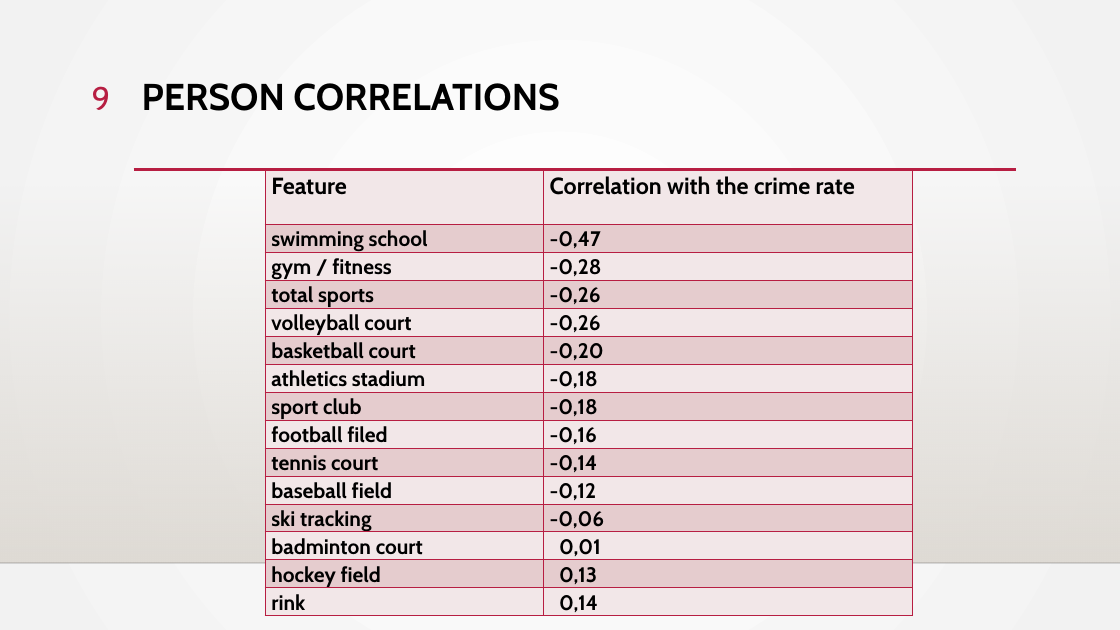
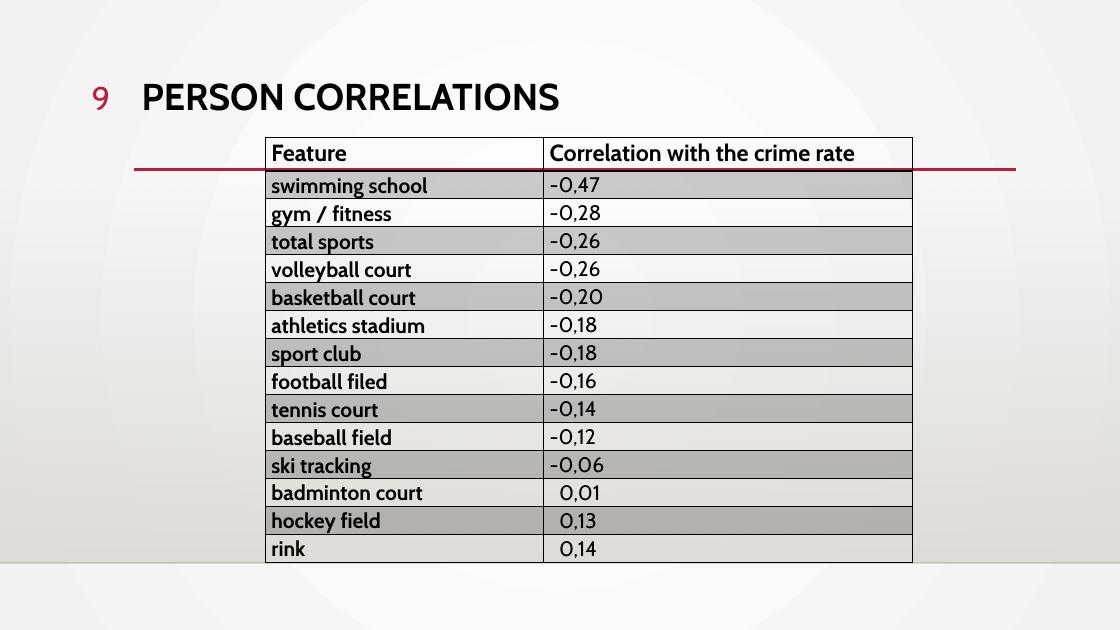
Before and after one commit to Pavel-V/Applied_Data_Science_Capstone, a slide deck: slide 9 of Sport vs Crime.pptx. Drawn at 1120x630 pixels with LibreOffice and Linux fonts; fonts in the diff are those of the drawing; background and template pictures are left out. Boxes give left, top, right and bottom in pixels: in the first picture for what was removed or moved away, otherwise in the second. Text is boxed around its words. In the diff, an @@ line names an element or a change of style, - is before the commit and + after.

```diff
--- a/Sport vs Crime.pptx
+++ b/Sport vs Crime.pptx
@@ table at (266, 138, 913, 567) @@
@@ fill #F3E8E9 to none in 16 cells @@
@@ fill #E6CDCF to #000000 at 20% opacity in 14 cells @@
@@ bold off in "-0,47", "-0,28", "-0,26", "-0,26" and 10 more places @@
@@ borders changed @@
@@ table: place and size @@
-table at (266, 171, 913, 620)
+table at (266, 138, 913, 567)
```
Also in this commit, not shown: 4 other slides changed, 3 other files.
